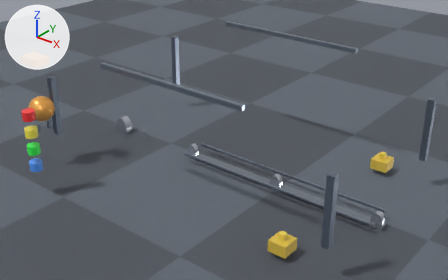
An edit to the Blender file PickLine/twin/PickLine_Twin.blend, drawn before and after from the same camera.
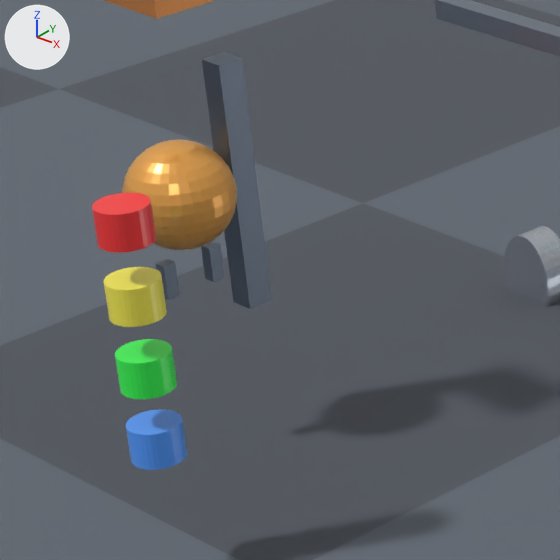
There are two pictures of each version: one from a 50 mm lens placed at (4.7, -3.13, 2.88), pointed at (1.69, 0.63, 0.54), one close up on the part from 0% to 29% of the width and 23% to 69% of the height. Arrows for +X, +Y and +Z are at upper left; the lights stay in place. The older version's two pictures come first.

Script lines for the objects in view, before the commit:
```python
ob_jawb = bpy.data.objects.new('JawB', me_cube_019)
ob_jawb.location = (0.0, -0.06, 0.42)
ob_jawb.scale = (0.03, 0.03, 0.08)
ob_towerblue = bpy.data.objects.new('TowerBlue', me_cylinder_011)
ob_towerblue.location = (0.4, -0.4, 0.3)
ob_towerblue.scale = (0.055, 0.055, 0.08)
ob_towergreen = bpy.data.objects.new('TowerGreen', me_cylinder_012)
ob_towergreen.location = (0.4, -0.4, 0.46)
ob_towergreen.scale = (0.055, 0.055, 0.08)
ob_towerred = bpy.data.objects.new('TowerRed', me_cylinder_014)
ob_towerred.location = (0.4, -0.4, 0.78)
ob_towerred.scale = (0.055, 0.055, 0.08)
ob_toweryellow = bpy.data.objects.new('TowerYellow', me_cylinder_013)
ob_toweryellow.location = (0.4, -0.4, 0.62)
ob_toweryellow.scale = (0.055, 0.055, 0.08)
# also in view: 'Floor' at (2.0, 1.1, 0.0); 'ToolHead' at (0.0, 0.0, 0.6); 'RailY0' at (1.5, 0.15, 1.15); 'JawA' at (0.0, 0.06, 0.42); 'RollerL' at (0.0, 1.0, 0.05)
```
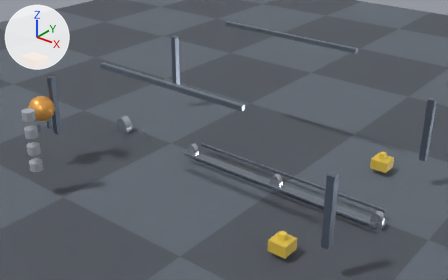
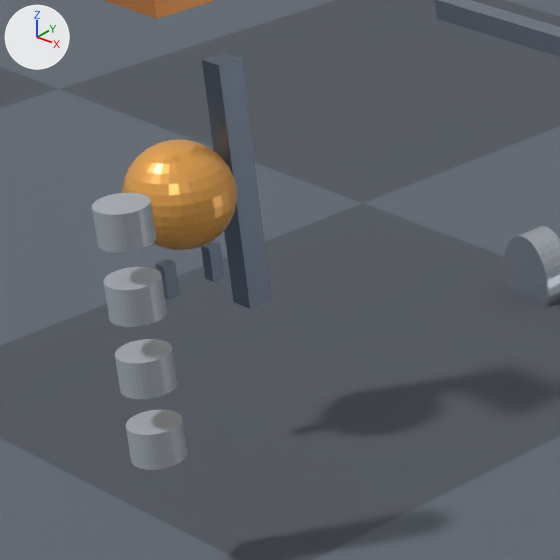
Changed parts and their boxes (x1, y1, x2, y2) in the close-ups (560 x 560 px):
'TowerRed', recoloured (red to grey)
    both: (92, 193, 156, 253)
'TowerYellow', recoloured (yellow to grey)
    both: (103, 267, 167, 327)
'TowerGreen', recoloured (green to grey)
    both: (115, 339, 177, 399)
'TowerBlue', recoloured (blue to grey)
    both: (126, 410, 187, 470)

The change, as a diff of the scene's bpy script:
```diff
--- a/PickLine/twin/PickLine_Twin.blend.py
+++ b/PickLine/twin/PickLine_Twin.blend.py
@@ mat_lightblue @@
 mat_lightblue = principled_material('LightBlue')
-mat_lightblue.base_color = (0.1, 0.35, 1.0)  # blue #59a0ff
+mat_lightblue.base_color = (0.4, 0.43, 0.47)  # grey #aaafb6
 mat_lightblue.roughness = 0.3
@@ mat_lightgreen @@
 mat_lightgreen = principled_material('LightGreen')
-mat_lightgreen.base_color = (0.05, 1.0, 0.1)  # green #3fff59
+mat_lightgreen.base_color = (0.4, 0.43, 0.47)  # grey #aaafb6
 mat_lightgreen.roughness = 0.3
@@ mat_lightyellow @@
 mat_lightyellow = principled_material('LightYellow')
-mat_lightyellow.base_color = (1.0, 0.9, 0.1)  # yellow #fff359
+mat_lightyellow.base_color = (0.4, 0.43, 0.47)  # grey #aaafb6
 mat_lightyellow.roughness = 0.3
@@ mat_lightred @@
 mat_lightred = principled_material('LightRed')
-mat_lightred.base_color = (1.0, 0.05, 0.05)  # red #ff3f3f
+mat_lightred.base_color = (0.4, 0.43, 0.47)  # grey #aaafb6
 mat_lightred.roughness = 0.3
```
